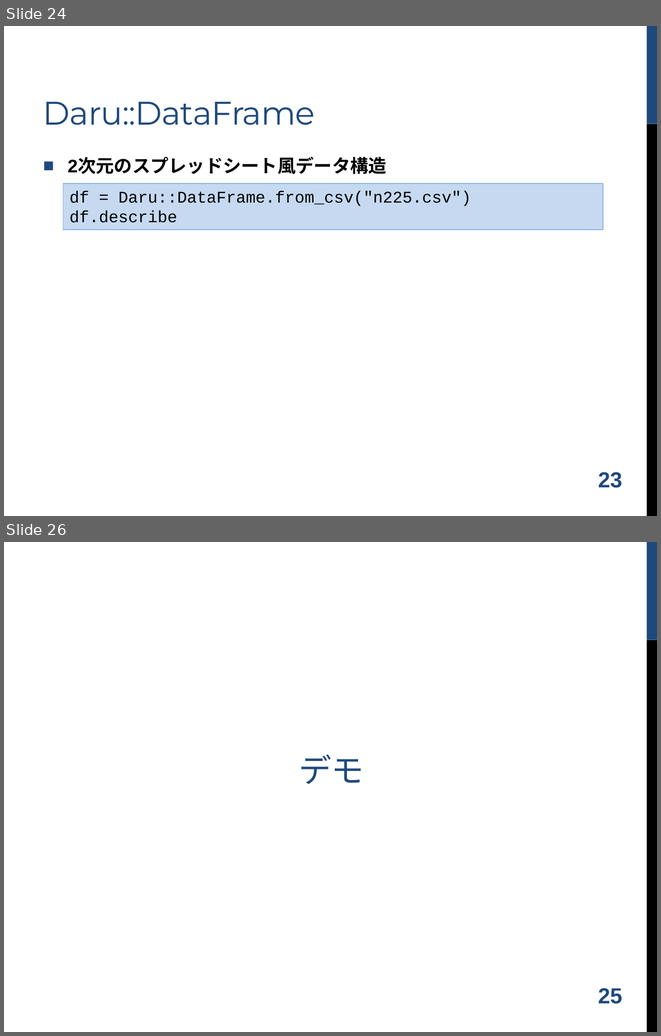
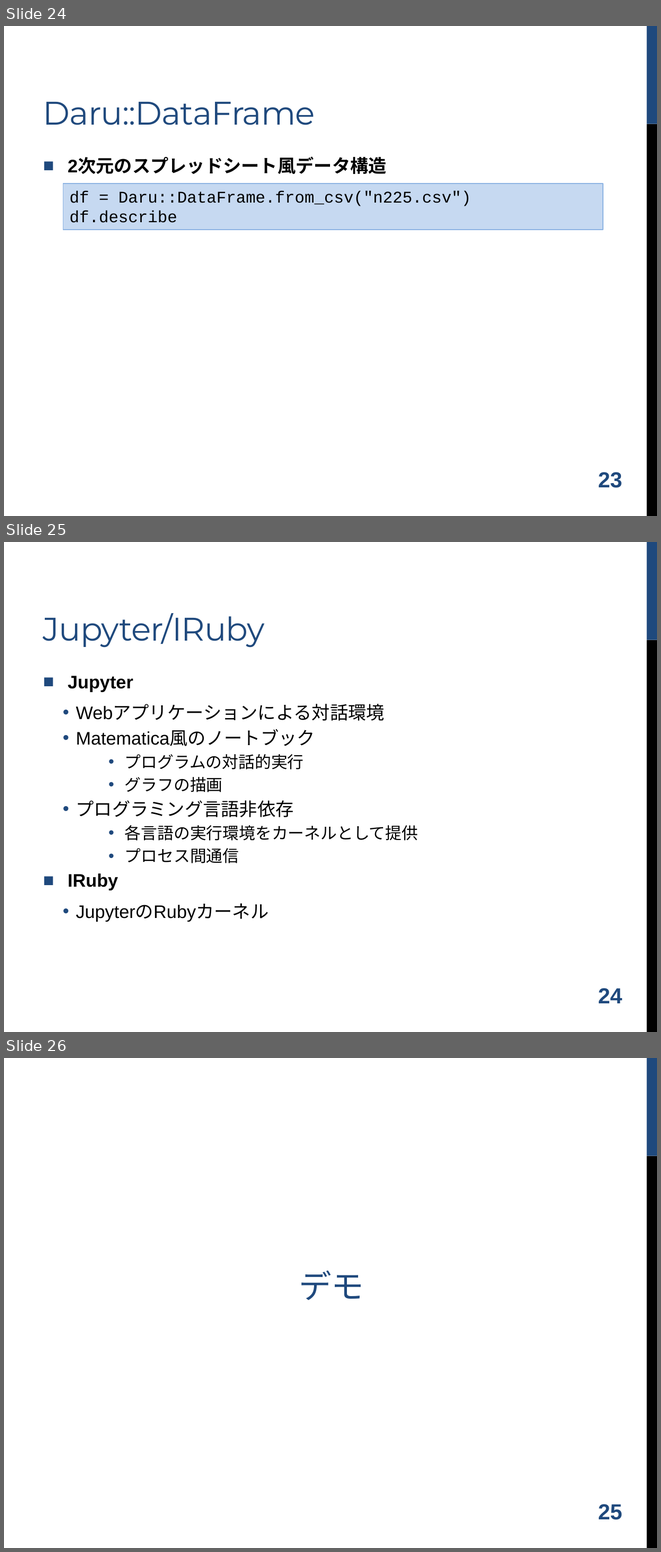
Before and after one commit to shugo/DCW2016, a slide deck: ruby_data_analysis.pptx. Shown one above the other, each under a label of ours: slides 24 and 26 before the commit, slides 24, 25 and 26 after it; the slides between them are not shown. The pictures are 661x1036 and 661x1552 pixels, drawn with LibreOffice and Linux fonts; fonts in the diff are those of the drawing; background and template pictures are left out. Boxes give left, top, right and bottom in pixels: in the first picture for what was removed or moved away, otherwise in the second. Text is boxed around its words. In the diff, an @@ line names an element or a change of style, - is before the commit and + after.

```diff
--- a/ruby_data_analysis.pptx
+++ b/ruby_data_analysis.pptx
@@ slide 25 added at [4, 542, 657, 1032], background #FFFFFF; not listed: 2 template elements that a slide beside it also shows @@
@@ title added at [43, 613, 265, 647], 36 pt, text #1F497D @@
+Jupyter/IRuby
@@ text added at [68, 676, 418, 921], 20 pt, text #000000 @@
+■ Jupyter
+  • Webアプリケーションによる対話環境
+  • Matematica風のノートブック
+    • プログラムの対話的実行
+    • グラフの描画
+  • プログラミング言語非依存
+    • 各言語の実行環境をカーネルとして提供
+    • プロセス間通信
+■ IRuby
+  • JupyterのRubyカーネル
@@ page number added at [598, 988, 623, 1003], 24 pt, text #1F497D, bold @@
+24
```
Also in this commit, not shown: 2 slides changed, 5 other slides added, 5 slides removed.
